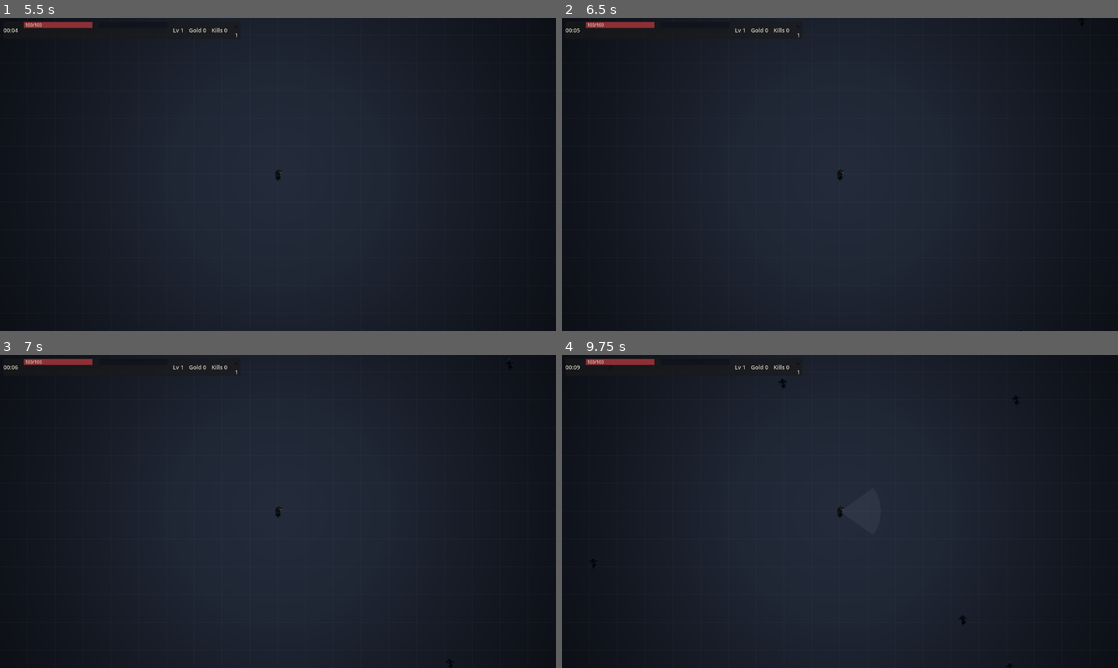
Above: before the commit, frames 1-4 (two rows, left to right).
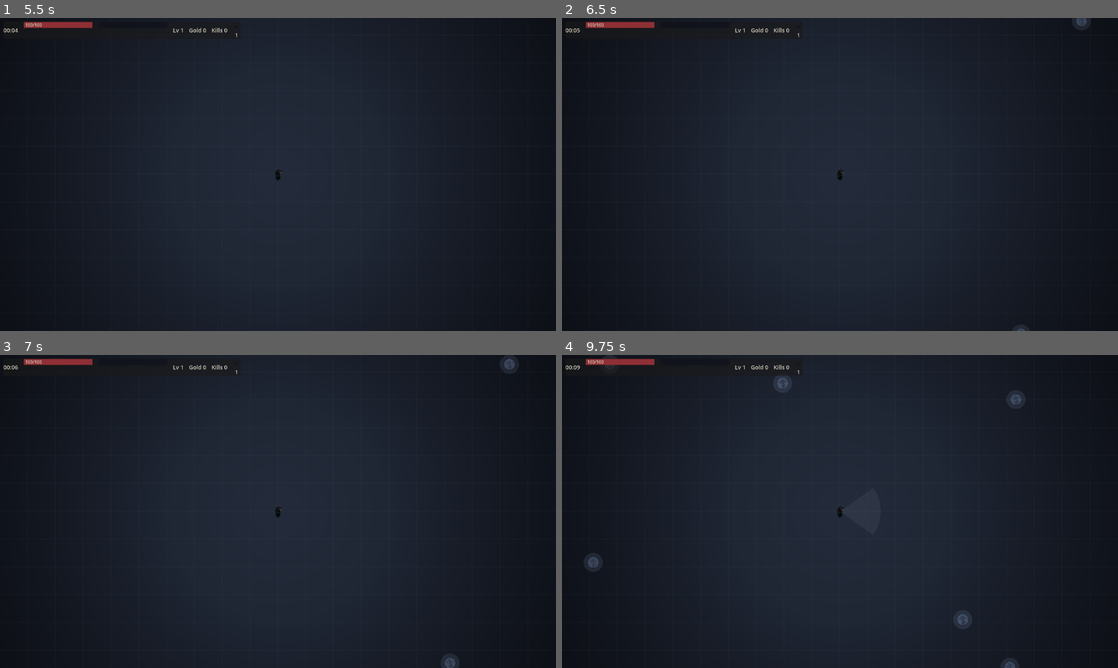
Above: after the commit, the same moments.

Repository: bryn1/vampire-survivor
Game: Godot game, scene res://Main.tscn
The game is run twice, just before and just after one commit, with the same random seed, the same clock (stepped at 60 frames per second) and the same inputs.
Inputs:
- Up to frame 1 (5.5 s): click "Enter the night" at 0.5 s; tap Enter at 1.25, 5 s; tap Space at 2.75 s
- Up to frame 2 (6.5 s): no input
- Up to frame 3 (7 s): no input
- Up to frame 4 (9.75 s): no input

Frame 1 is identical in both runs. In frame 2, less than 0.1% of the frame differs, in the area x 81-95%, y 0-100%; in frame 3, 0.1%; in frame 4, 0.3%, in the area x 4-83%, y 3-100%.

Commit message:
fix(godot): additive glow halos make dark enemies and Dawnlight visibly readable (multiplicative tint was a no-op)

Diff:
--- a/godot/scripts/render.gd
+++ b/godot/scripts/render.gd
@@ -1,5 +1,6 @@
 # World renderer: procedural background (radial ink→slate gradient +
 # vignette), sprite draws at the Contract C sizes, and transient weapon FX.
+class_name GameRenderer
 extends Node2D
 
 const VIEW := Vector2(1280, 720)
@@ -26,6 +27,17 @@
 	"warden": Color(1.0, 0.72, 0.45),
 }
 
+# Additive glow halos on enemies + Dawnlight: modulate is multiplicative, so
+# a near-black sprite pixel × a pale tint stays dark. A colored aura added on
+# top separates them from the background regardless of sprite darkness.
+# Godot 4 has no per-draw blend switch (draw_set_blend_mode was Godot 3), so
+# the halos render on HaloPass below, a child node with an additive material.
+const GLOW_ALPHAS := Vector2(0.10, 0.18)   # outer, inner (enemies)
+const ENEMY_GLOW_RADII := Vector2(22.0, 12.0)
+const BOSS_GLOW_RADII := Vector2(40.0, 24.0)
+const DAWN_GLOW_RADII := Vector2(14.0, 8.0)
+const DAWN_GLOW_ALPHAS := Vector2(0.25, 0.40)
+
 const SPRITE_NAMES := ["player", "player-alt", "enemy-wraith", "enemy-hound",
 	"enemy-crawler", "enemy-cultist", "boss-warden", "coin", "gem"]
 
@@ -42,6 +54,9 @@
 	_bg = _build_background()
 	for name in SPRITE_NAMES:
 		_sprites[name] = load("res://assets/" + name + ".png")
+	var glow := HaloPass.new()
+	glow.host = self
+	add_child(glow)
 
 
 func _process(_delta: float) -> void:
@@ -189,3 +204,37 @@
 			var va := clampf((d - rv0) / (rv1 - rv0), 0.0, 1.0) * 0.55
 			img.set_pixel(px, py, col.lerp(Color.BLACK, va))
 	return ImageTexture.create_from_image(img)
+
+
+# Additive glow pass: child node whose CanvasItemMaterial adds light instead
+# of alpha-blending, so dark sprites get a bright colored aura against the
+# dark background. Pulls state from the host renderer each frame; draws after
+# the parent, which only brightens the overlap on top of the separation.
+class HaloPass:
+	extends Node2D
+	var host: Node2D
+
+	func _ready() -> void:
+		var mat := CanvasItemMaterial.new()
+		mat.blend_mode = CanvasItemMaterial.BLEND_MODE_ADD
+		material = mat
+
+	func _process(_delta: float) -> void:
+		queue_redraw()
+
+	func _draw() -> void:
+		if host == null or host.game == null or host.world == null:
+			return
+		for h in host.world.heals:
+			_circles(Vector2(h.x, h.y) - host._cam, GameRenderer.DAWN_GLOW_RADII,
+				GameRenderer.DAWNLIGHT, GameRenderer.DAWN_GLOW_ALPHAS)
+		for e in host.world.enemies:
+			var radii: Vector2 = GameRenderer.BOSS_GLOW_RADII if e.boss else GameRenderer.ENEMY_GLOW_RADII
+			_circles(Vector2(e.x, e.y) - host._cam, radii,
+				GameRenderer.ENEMY_TINTS.get(e.type, Color.WHITE), GameRenderer.GLOW_ALPHAS)
+
+	func _circles(screen: Vector2, radii: Vector2, tint: Color, alphas: Vector2) -> void:
+		if screen.x < -radii.x or screen.y < -radii.x or screen.x > GameRenderer.VIEW.x + radii.x or screen.y > GameRenderer.VIEW.y + radii.x:
+			return
+		draw_circle(screen, radii.x, Color(tint, alphas.x))
+		draw_circle(screen, radii.y, Color(tint, alphas.y))
Not shown, changed: static/index.html
Not shown, changed: static/index.pck
